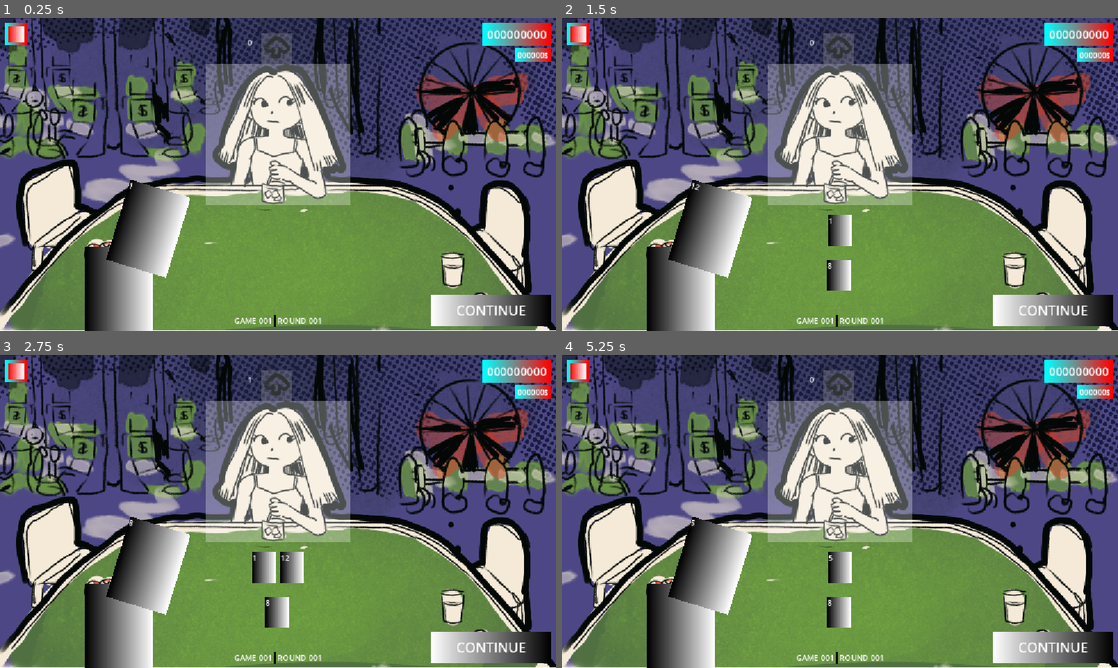
Above: before the commit, frames 1-4 (two rows, left to right).
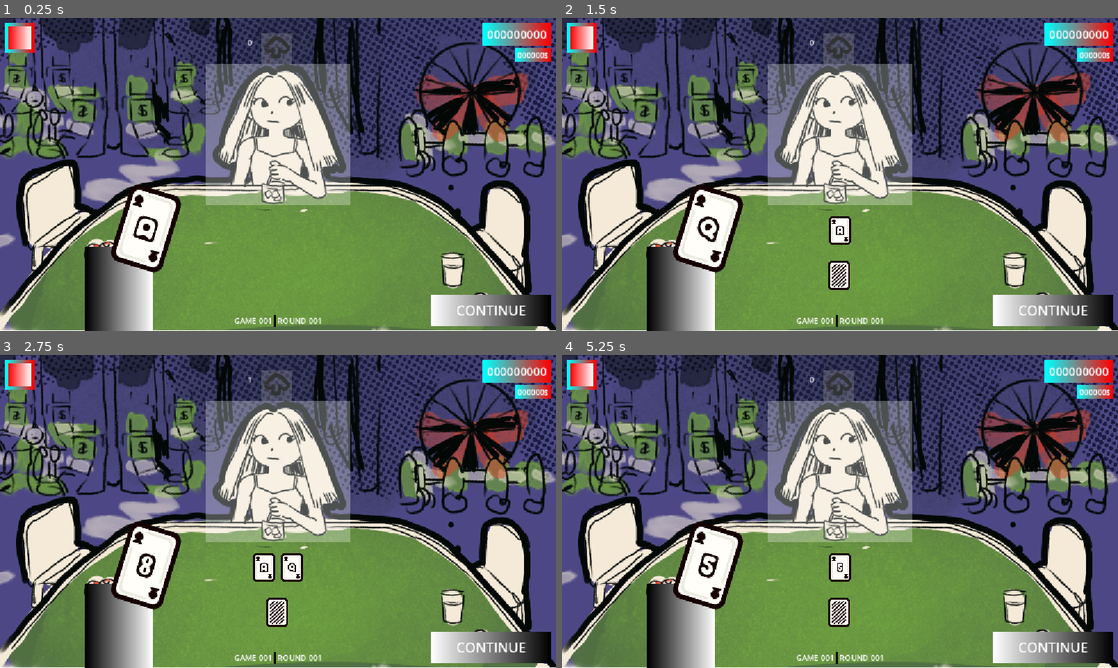
Above: after the commit, the same moments.

Repository: appellatebaton0/wild-jam-91
Game: Godot game, scene res://Scenes/Main.tscn
The game is run twice, just before and just after one commit, with the same random seed, the same clock (stepped at 60 frames per second) and the same inputs.
Inputs (mouse positions are in pixels of both pictures, inside the frame that each line leads up to):
- Up to frame 1 (0.25 s): no input
- Up to frame 2 (1.5 s): click "CONTINUE" at 0.5 s; click "CONTINUE" at 1.25 s
- Up to frame 3 (2.75 s): click "CONTINUE" at 2 s
- Up to frame 4 (5.25 s): tap Enter at 2.75, 5 s; drag from (578, 370) to (895, 442) at 2.77 s; drag from (728, 527) to (812, 574) at 3.52 s; tap Space at 4.25 s; move the mouse to (895, 442) at 4.27 s; click (895, 442) at 4.42 s; drag from (812, 574) to (673, 464) at 5.02 s

The runs differ from the first frame. In frame 1, 3.2% of the frame differs, in the area x 0-35%, y 1-84%; in frame 2, 4.0%; in frame 3, 4.4%, in the area x 0-55%, y 1-88%; in frame 4, 4.0%.

Commit message:
h6.8 - Placeholders And Tweak
Added some placeholder cards, fixed a bunch of other things, and started thinking about switching into the shop.

Diff:
--- a/Scenes/CardNode.tscn
+++ b/Scenes/CardNode.tscn
@@ -1,16 +1,12 @@
 [gd_scene format=3 uid="uid://dt8xwjydmeqno"]
 
+[ext_resource type="Texture2D" uid="uid://yq0ore1r40g7" path="res://Assets/Cards/2.png" id="1_23e6p"]
 [ext_resource type="Script" uid="uid://5tl1kqw1dydx" path="res://Scripts/CardNode.gd" id="1_eumo2"]
 
-[sub_resource type="Gradient" id="Gradient_23e6p"]
-
-[sub_resource type="GradientTexture2D" id="GradientTexture2D_50h0p"]
-gradient = SubResource("Gradient_23e6p")
-width = 48
-
 [node name="CardNode" type="TextureRect" unique_id=1318736687]
-offset_right = 40.0
-offset_bottom = 40.0
-texture = SubResource("GradientTexture2D_50h0p")
+custom_minimum_size = Vector2(0, 64)
+offset_bottom = 64.0
+texture = ExtResource("1_23e6p")
+expand_mode = 1
 script = ExtResource("1_eumo2")
 metadata/_custom_type_script = "uid://5tl1kqw1dydx"
--- a/Scenes/ChipSlot.tscn
+++ b/Scenes/ChipSlot.tscn
@@ -8,7 +8,7 @@
 gradient = SubResource("Gradient_y0qro")
 
 [node name="ChipSlot" type="TextureRect" unique_id=1352684153]
-custom_minimum_size = Vector2(32, 32)
+custom_minimum_size = Vector2(48, 48)
 offset_right = 40.0
 offset_bottom = 40.0
 texture = SubResource("GradientTexture2D_dnpdf")
--- a/Scenes/Main.tscn
+++ b/Scenes/Main.tscn
@@ -320,18 +320,20 @@
 
 [node name="NextCard" type="TextureRect" parent="Table/Hand" unique_id=1571961668]
 unique_name_in_owner = true
+custom_minimum_size = Vector2(130, 175)
 layout_mode = 1
 anchors_preset = 2
 anchor_top = 1.0
 anchor_bottom = 1.0
 offset_left = 37.560547
 offset_top = -289.95215
-offset_right = 167.939
-offset_bottom = -114.76738
+offset_right = 167.56055
+offset_bottom = -114.95215
 grow_vertical = 0
 rotation = 0.29793882
 pivot_offset = Vector2(108, 178)
 texture = SubResource("GradientTexture2D_50glp")
+expand_mode = 1
 stretch_mode = 4
 script = ExtResource("4_rgh2o")
 modifiable = true
--- a/Scripts/Card.gd
+++ b/Scripts/Card.gd
@@ -12,7 +12,7 @@
 
 @export var value:int:
 	set(to):
-		to = clamp(to, 1, 12)
+		to = clamp(to, 1, 13)
 
 		value_changed.emit(value, to)
 
@@ -22,3 +22,22 @@
 ## Return the lowest available / highest available real value for this card's value.
 func low() -> int: return clamp(value, 1, 10) # clamp to 10, since face cards will be higher.
 func high() -> int: return 11 if value == 1 else clamp(value, 1, 10)
+
+const TEXTURES := [
+	preload("res://Assets/Cards/Ace.png"),
+	preload("res://Assets/Cards/2.png"),
+	preload("res://Assets/Cards/3.png"),
+	preload("res://Assets/Cards/4.png"),
+	preload("res://Assets/Cards/5.png"),
+	preload("res://Assets/Cards/6.png"),
+	preload("res://Assets/Cards/7.png"),
+	preload("res://Assets/Cards/8.png"),
+	preload("res://Assets/Cards/9.png"),
+	preload("res://Assets/Cards/10.png"),
+	preload("res://Assets/Cards/Jack.png"),
+	preload("res://Assets/Cards/Queen.png"),
+	preload("res://Assets/Cards/King.png"),
+	preload("res://Assets/Cards/Back.png")]
+func texture(override := false) -> Texture2D:
+	print(override, " -> ", value)
+	return TEXTURES[value - 1] if visible or override else TEXTURES[13]
--- a/Scripts/CardNode.gd
+++ b/Scripts/CardNode.gd
@@ -1,7 +1,19 @@
 class_name CardNode extends TextureRect
 ## Handles turning the card node into something readable.
 
-@export var card:Card
+const FLIP_SPEED := 500
+
+var flipping = false
+
+@export var card:Card:
+	set(to):
+		if card:
+			card.value_changed.disconnect(_update_texture)
+
+		card = to
+		card.value_changed.connect(_update_texture)
+
+		_update_texture()
 
 var belongs_to:Hand ## The hand this card belongs to.
 
@@ -12,12 +24,19 @@
 	mouse_entered.connect(_on_mouse_entered)
 	mouse_exited.connect(_on_mouse_exited)
 
-	# debug label.
-	lab = Label.new()
-	add_child(lab)
+	if card:
+		_update_texture()
 
-func _process(delta: float) -> void: if card:
-	lab.text = str(card.value)
+func _process(delta: float) -> void:
+	if flipping:
+		custom_minimum_size.x = move_toward(custom_minimum_size.x, 0, delta * FLIP_SPEED)
+		if custom_minimum_size.x == 0:
+			_update_texture()
+			flipping = false
+	else:
+		custom_minimum_size.x = move_toward(custom_minimum_size.x, 48, delta * FLIP_SPEED)
+
+func _update_texture(_a = null): texture = card.texture(modifiable)
 
 func _on_mouse_entered() -> void: Global.hovered_card = self
 func _on_mouse_exited()  -> void: if Global.hovered_card == self: Global.hovered_card = null
--- a/Scripts/Table.gd
+++ b/Scripts/Table.gd
@@ -88,7 +88,9 @@
 	if target == &"Dealer":
 		var dealer_cards := Global.dealer_hand.cards
 		if len(dealer_cards) > 0: # Flip over the previous card.
-			dealer_cards[len(dealer_cards) - 1].visible = true
+			var prev := dealer_cards[len(dealer_cards) - 1]
+			prev.visible = true
+			dealer_hand.get_child(len(dealer_cards) - 1).flipping = true
 
 		Global.dealer_hand.deal(next_card.card, false)
 		draw_new()
@@ -139,11 +141,12 @@
 
 # Draw a new card into the dealer's hand.
 func draw_new() -> void:
+	var new = Card.new()
+	new.value = randi_range(1, 12)
 
-	next_card.card = Card.new()
-	next_card.card.value = randi_range(1, 12)
+	next_card.card = new
 
-	pass
+
 
 func round_over(winner:Control):
 	print(winner)
Binary file added: Assets/Cards/10.png
Not shown, added: Assets/Cards/10.png.import
Binary file added: Assets/Cards/2.png
Not shown, added: Assets/Cards/2.png.import
Binary file added: Assets/Cards/3.png
Not shown, added: Assets/Cards/3.png.import
Binary file added: Assets/Cards/4.png
Not shown, added: Assets/Cards/4.png.import
Binary file added: Assets/Cards/5.png
Not shown, added: Assets/Cards/5.png.import
Binary file added: Assets/Cards/6.png
Not shown, added: Assets/Cards/6.png.import
(and 16 more such lines)
